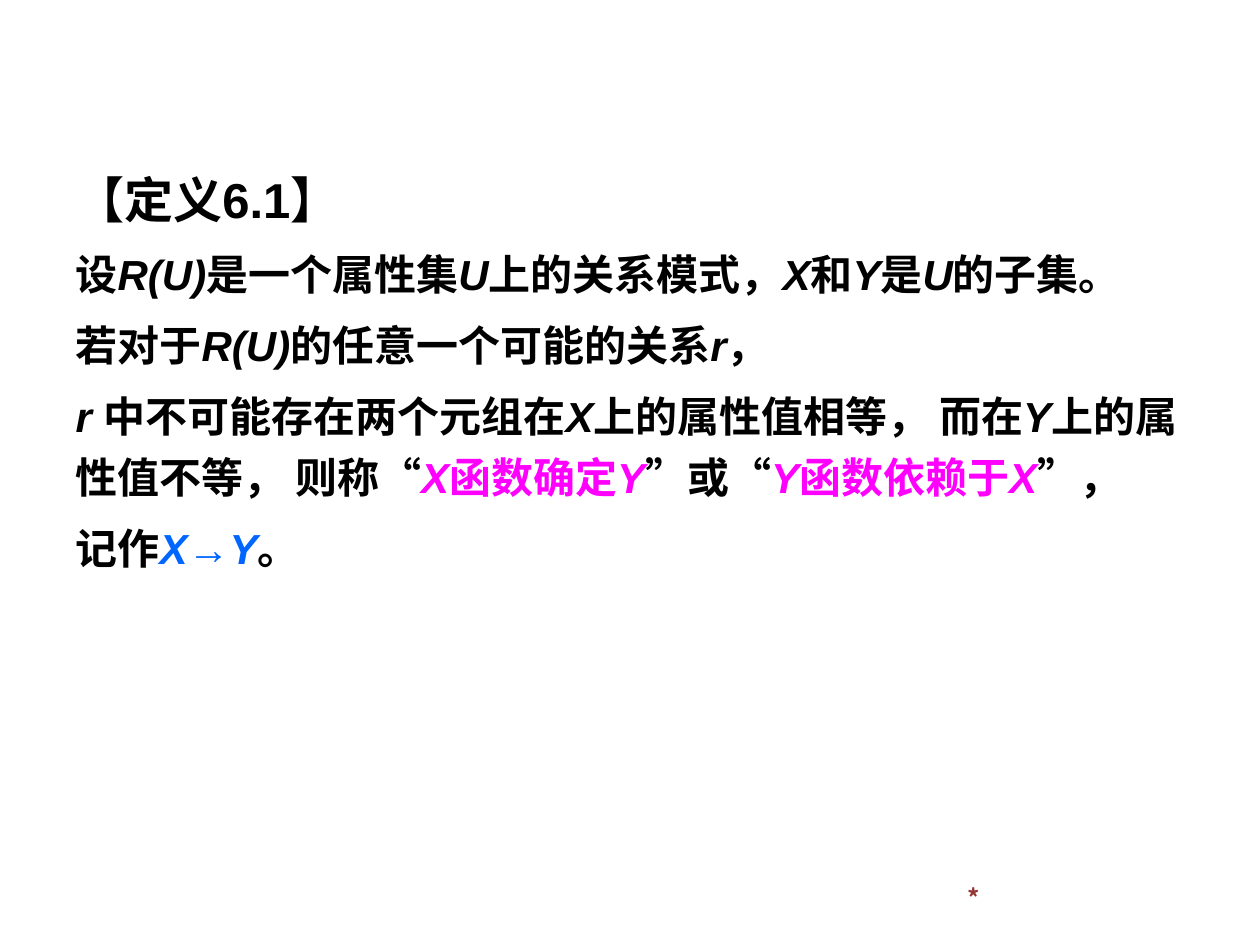
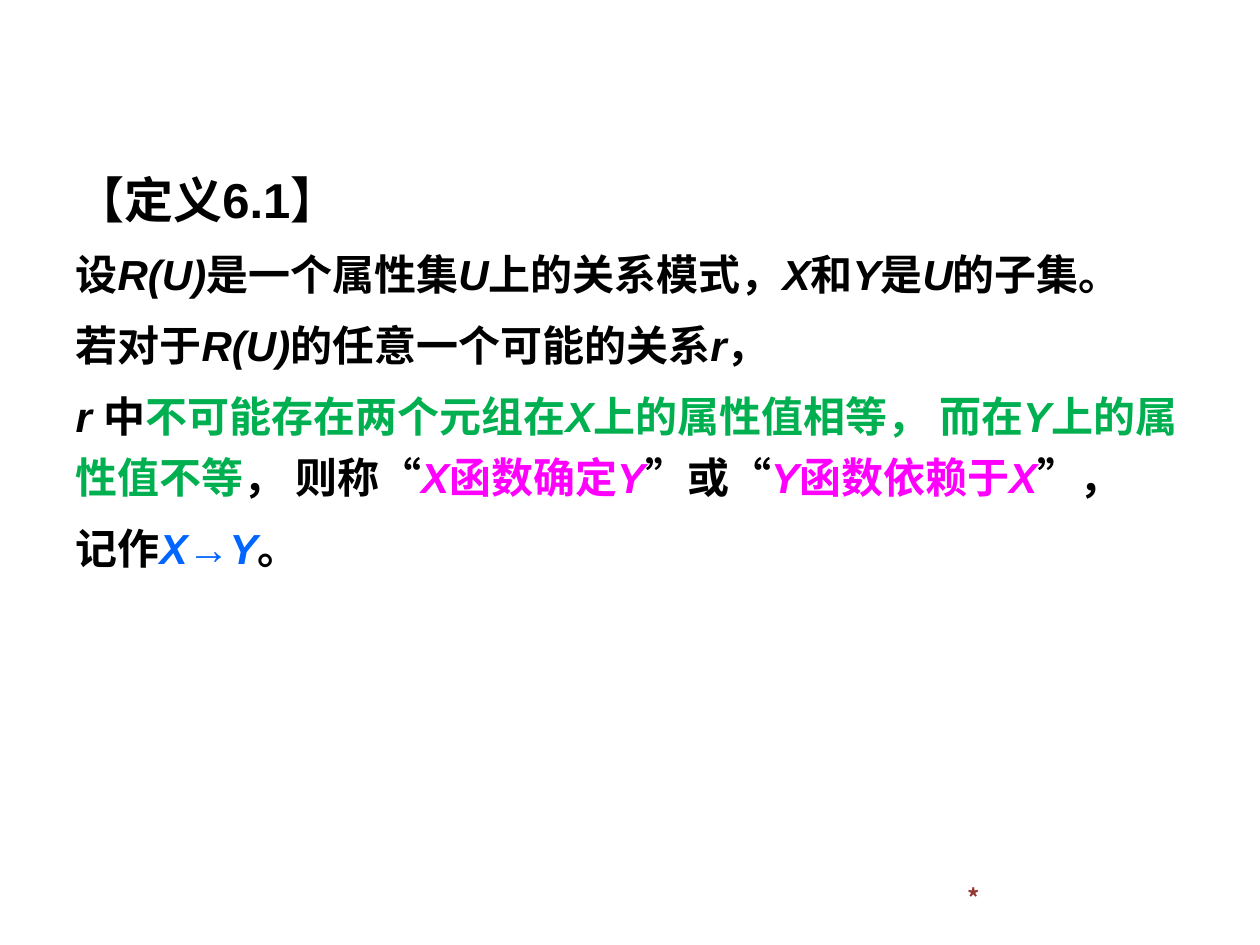
Before and after one commit to HBU/DataBase, a slide deck: slide 16 of PPT/DB第06章.ppt. Drawn at 1260x945 pixels with LibreOffice and Linux fonts; fonts in the diff are those of the drawing; background and template pictures are left out. Boxes give left, top, right and bottom in pixels: in the first picture for what was removed or moved away, otherwise in the second. Text is boxed around its words. In the diff, an @@ line names an element or a change of style, - is before the commit and + after.

```diff
--- a/PPT/DB第06章.ppt
+++ b/PPT/DB第06章.ppt
@@ subtitle at (76,396,1177,499): text colour #000000 to #00B050 in "中不可能存在两个元组在X上的属性值相等， 而在Y上的属性值不等，" @@
```
Also in this commit, not shown: 6 other slides changed.
